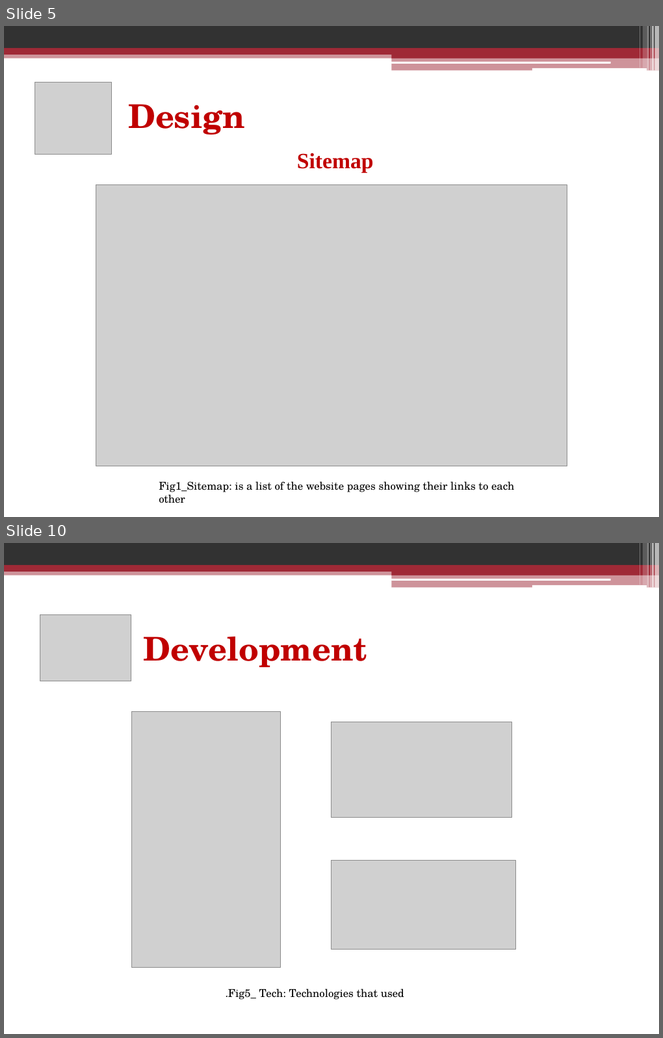
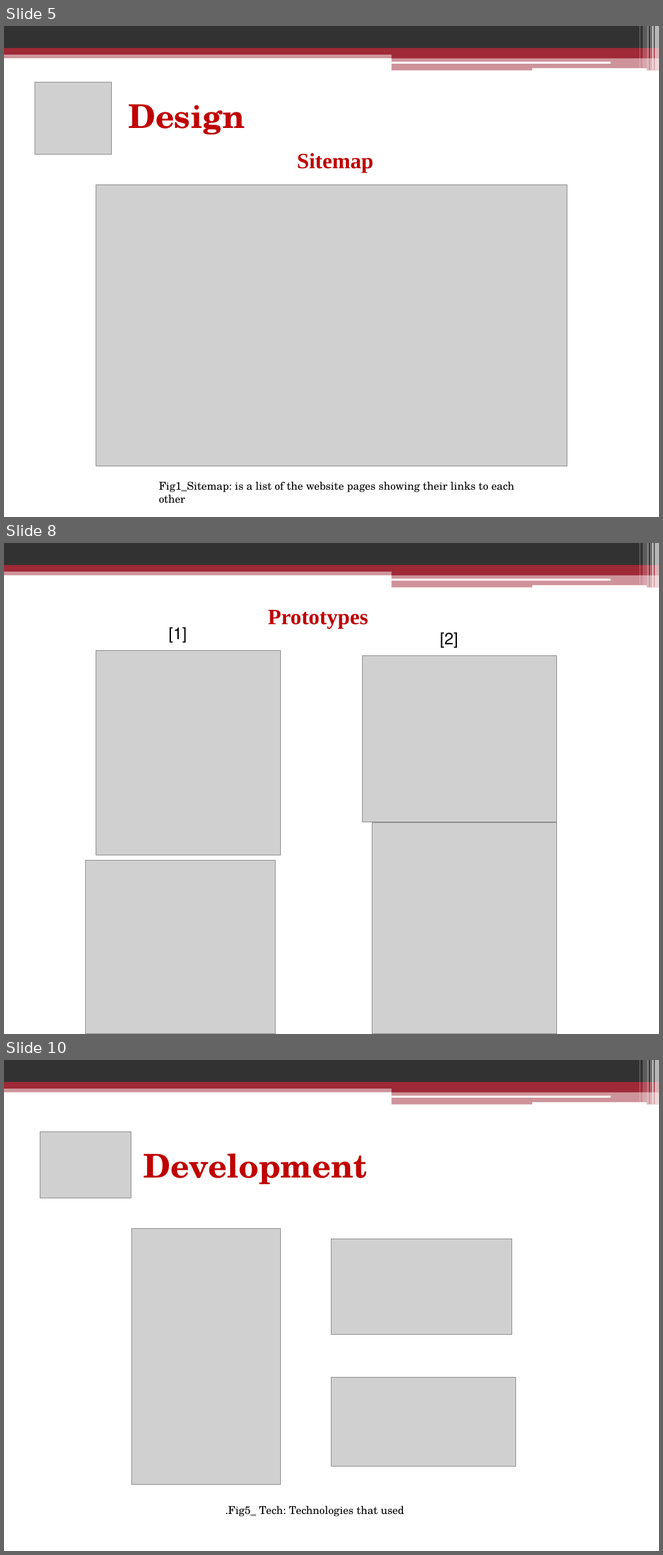
Before and after one commit to HanaZRasheed/Cohort5_WebDev_DanaAlsawalha, a slide deck: FinalAssigment-Ministry of social development project/Presentation.pptx. Shown one above the other, each under a label of ours: slides 5 and 10 before the commit, slides 5, 8 and 10 after it; the slides between them are not shown. The pictures are 663x1038 and 663x1555 pixels, drawn with LibreOffice and Linux fonts; fonts in the diff are those of the drawing; grey boxes stand for pictures. Boxes give left, top, right and bottom in pixels: in the first picture for what was removed or moved away, otherwise in the second. Text is boxed around its words. In the diff, an @@ line names an element or a change of style, - is before the commit and + after.

```diff
--- a/FinalAssigment-Ministry of social development project/Presentation.pptx
+++ b/FinalAssigment-Ministry of social development project/Presentation.pptx
@@ slide 8 added at <box>4,543,659,1034</box>, background #FFFFFF; not listed: 13 template elements that a slide beside it also shows @@
@@ text added at <box>268,610,368,628</box>, 24 pt, text #C00000, bold @@
+Prototypes
@@ text added at <box>173,627,182,639</box>, 18 pt, text #000000 @@
+[1]
@@ text added at <box>445,633,454,644</box>, 18 pt, text #000000 @@
+[2]
@@ picture added at <box>96,650,280,856</box> @@
@@ picture added at <box>362,655,557,823</box> @@
@@ picture added at <box>373,823,557,1034</box> @@
@@ picture added at <box>86,860,275,1034</box> @@
```
Also in this commit, not shown: 5 slides changed, 1 slide removed.
